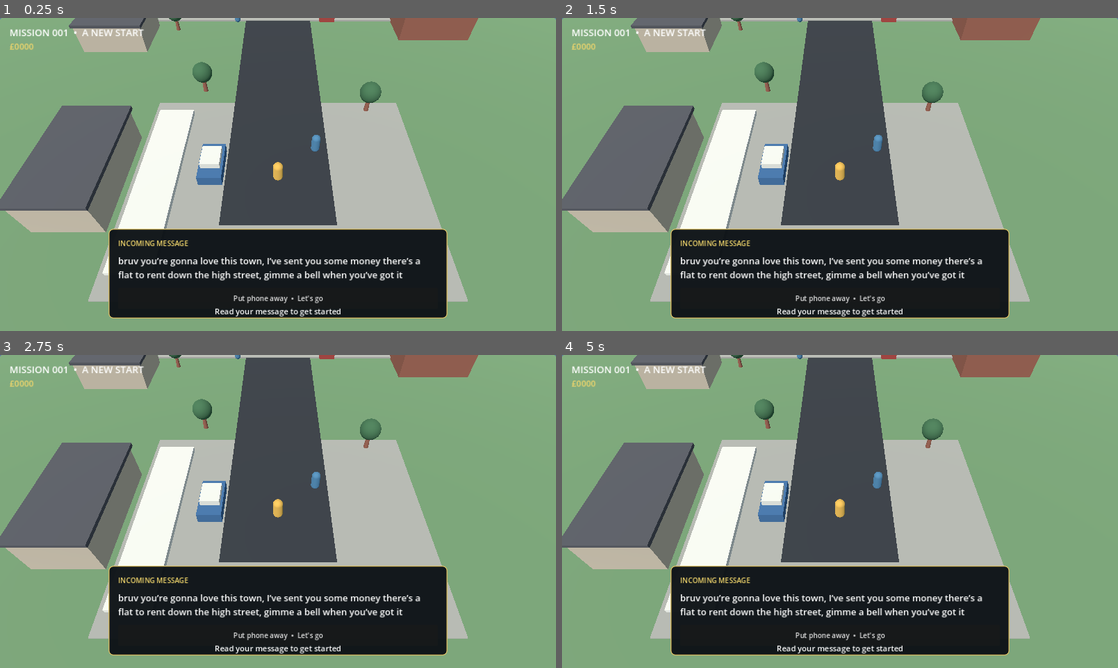
Above: before the commit, frames 1-4 (two rows, left to right).
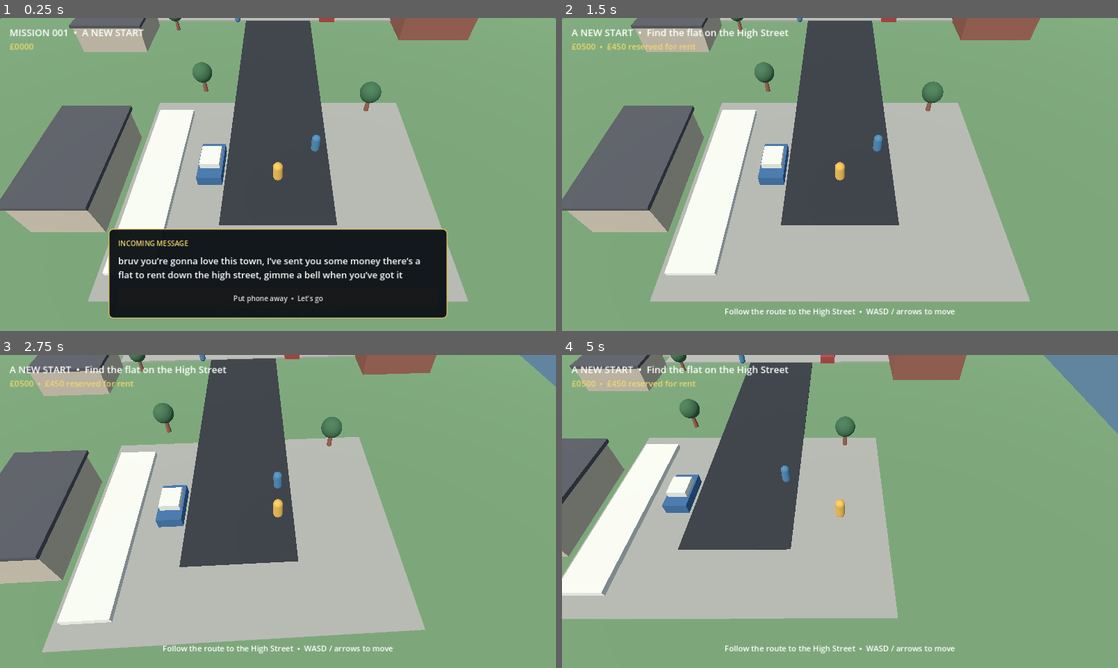
Above: after the commit, the same moments.

Repository: ray-seal/Grand-theft-Snodland
Game: Godot game, scene res://scenes/main.tscn
Same seed, same stepped clock (60 frames per second), same inputs: the game is played once before the commit and once after it.
Inputs (mouse positions are in pixels of both pictures, inside the frame that each line leads up to):
- Up to frame 1 (0.25 s): no input
- Up to frame 2 (1.5 s): click "Put phone away • Let's go" at 0.5 s; click (840, 299) at 1.25 s, where only the run before the commit has a clickable "Put phone away • Let's go"
- Up to frame 3 (2.75 s): tap Enter at 2 s; hold D from 2.03 s (still down); hold E from 2.03 s (still down)
- Up to frame 4 (5 s): release D at 2.78 s; release E at 2.78 s; hold S 2.78-3.53 s; tap E at 2.85, 4.35 s; hold D 3.53-4.28 s; hold E 3.53-4.28 s; hold W from 4.28 s (still down)

The runs differ from the first frame. In frame 1, 0.2% of the frame differs, in the area x 38-62%, y 92-96%; in frame 2, 18%; in frame 3, 45%; in frame 4, 62%, in the area x 0-100%, y 0-96%.

Commit message:
Fix UI canvas parenting and restore saved game

Diff:
--- a/scripts/main.gd
+++ b/scripts/main.gd
@@ -11,6 +11,7 @@
 var camera: Camera3D
 var rental_marker: Node3D
 var hud: Label
+var ui_root: Control
 var objective: Label
 var money_label: Label
 var dialogue_panel: PanelContainer
@@ -27,7 +28,8 @@
 	_make_player()
 	_make_camera()
 	_make_ui()
-	_show_opening_message()
+	if not _load_saved_game():
+		_show_opening_message()
 
 func _process(delta: float) -> void:
 	if player == null: return
@@ -167,7 +169,6 @@
 	torus.outer_radius = 1.0
 	ring.mesh = torus
 	ring.material_override = materials.marker
-	ring.rotation.x = PI / 2.0
 	rental_marker.add_child(ring)
 	var beacon := MeshInstance3D.new()
 	var cylinder := CylinderMesh.new()
@@ -226,6 +227,7 @@
 	var root := Control.new()
 	root.set_anchors_and_offsets_preset(Control.PRESET_FULL_RECT)
 	layer.add_child(root)
+	ui_root = root
 	objective = Label.new()
 	objective.position = Vector2(22, 18)
 	objective.add_theme_font_size_override("font_size", 22)
@@ -269,7 +271,7 @@
 	style.set_corner_radius_all(10)
 	style.set_content_margin_all(22)
 	dialogue_panel.add_theme_stylebox_override("panel", style)
-	add_child(dialogue_panel)
+	ui_root.add_child(dialogue_panel)
 	var content := VBoxContainer.new()
 	content.add_theme_constant_override("separation", 14)
 	dialogue_panel.add_child(content)
@@ -371,3 +373,22 @@
 		hud.text = "GAME SAVED  •  Welcome home."
 	else:
 		hud.text = "Save failed. Check available storage."
+
+func _load_saved_game() -> bool:
+	var cfg := ConfigFile.new()
+	if cfg.load(SAVE_PATH) != OK:
+		return false
+	if not bool(cfg.get_value("progress", "rented", false)):
+		return false
+	rented = true
+	mission_started = true
+	money = int(cfg.get_value("progress", "money", 0))
+	player.global_position = Vector3(
+		float(cfg.get_value("player", "x", FLAT_POSITION.x)),
+		0.1,
+		float(cfg.get_value("player", "z", FLAT_POSITION.z))
+	)
+	player.controls_enabled = true
+	_add_home_marker()
+	_update_hud()
+	return true
